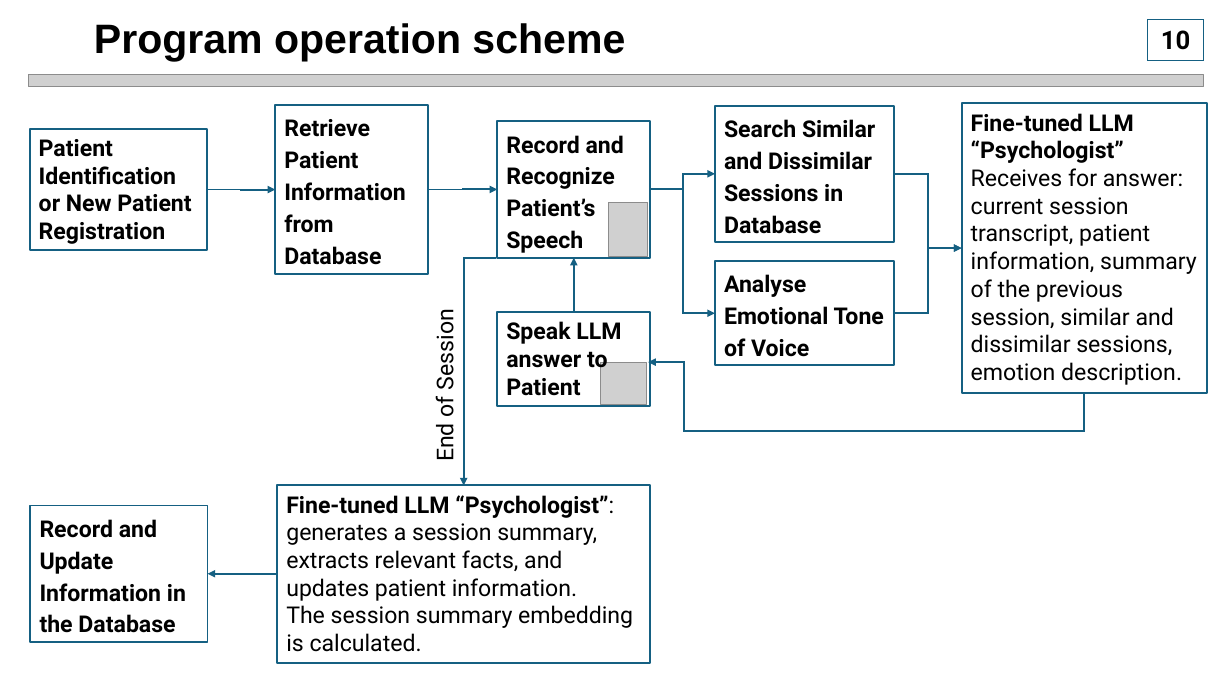
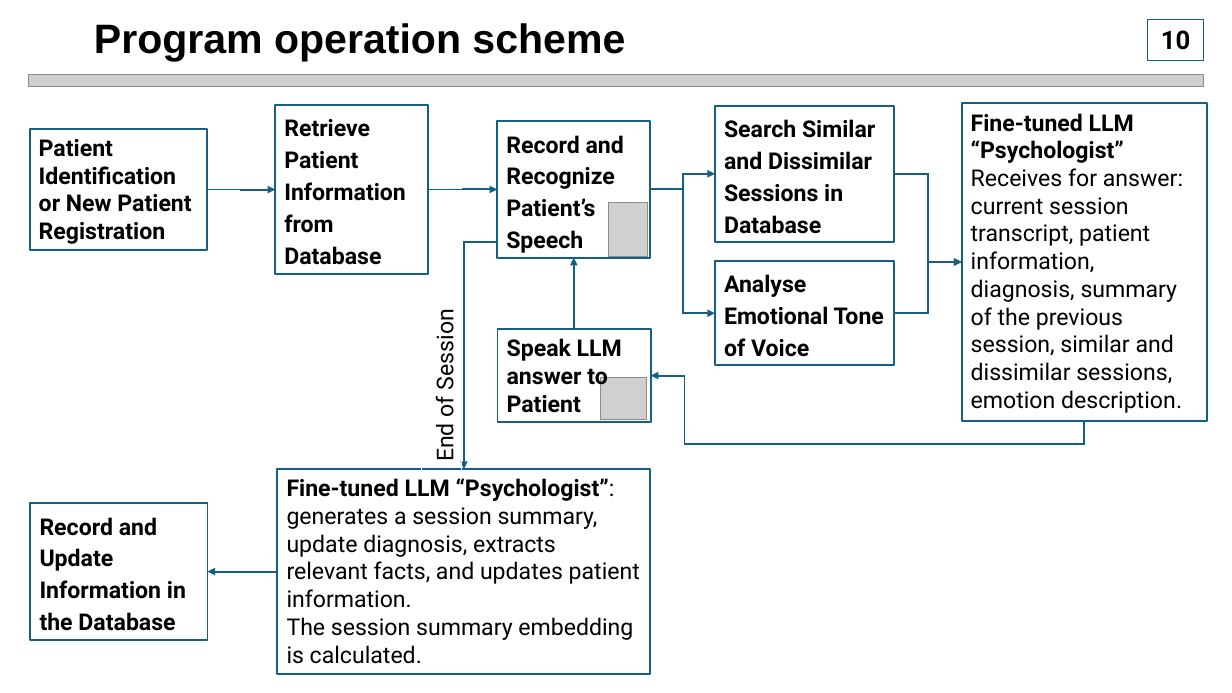
Before and after one commit to IlyaZutler/Project_4-Psychologist_IA, a slide deck: slide 11 of Presentation3.pptx. Drawn at 1232x693 pixels with LibreOffice and Linux fonts; fonts in the diff are those of the drawing; grey boxes stand for pictures. Boxes give left, top, right and bottom in pixels: in the first picture for what was removed or moved away, otherwise in the second. Text is boxed around its words. In the diff, an @@ line names an element or a change of style, - is before the commit and + after.

```diff
--- a/Presentation3.pptx
+++ b/Presentation3.pptx
@@ rectangle "Fine-tuned LLM “Psychologist” Receives for ..." resized from (x1=962, y1=104, x2=1207, y2=393) to (x1=962, y1=104, x2=1207, y2=421) @@
@@ text in rectangle at (x1=971, y1=113, x2=1183, y2=413): text changed @@
-Fine-tuned LLM “Psychologist” Receives for answer: current session transcript, patient information, summary of the previous session, similar and dissimilar sessions, emotion description.
+Fine-tuned LLM “Psychologist” Receives for answer: current session transcript, patient information, diagnosis, summary of the previous session, similar and dissimilar sessions, emotion description.
@@ elbow arrow moved from (894, 174) - (962, 248) to (894, 174) - (962, 262) @@
@@ elbow arrow moved from (495, 257) - (464, 485) to (495, 240) - (464, 470) @@
@@ elbow arrow moved from (574, 312) - (574, 258) to (574, 329) - (574, 258) @@
@@ elbow arrow moved from (894, 313) - (962, 248) to (894, 313) - (962, 262) @@
@@ 1 picture, 1 rectangle, 1 elbow arrow moved together from (x1=497, y1=312, x2=1084, y2=431) to (x1=498, y1=329, x2=1084, y2=444) @@
@@ rectangle "Fine-tuned LLM “Psychologist”: generates a ..." resized from (x1=277, y1=485, x2=651, y2=663) to (x1=277, y1=470, x2=651, y2=675) @@
@@ text in rectangle at (x1=287, y1=478, x2=640, y2=608): text changed @@
-Fine-tuned LLM “Psychologist”: generates a session summary, extracts relevant facts, and updates patient information.
+Fine-tuned LLM “Psychologist”: generates a session summary, update diagnosis, extracts relevant facts, and updates patient information.
@@ elbow arrow (277, 572) - (208, 572): route changed @@
```
Also in this commit, not shown: 6 other slides changed, 8 other files.
